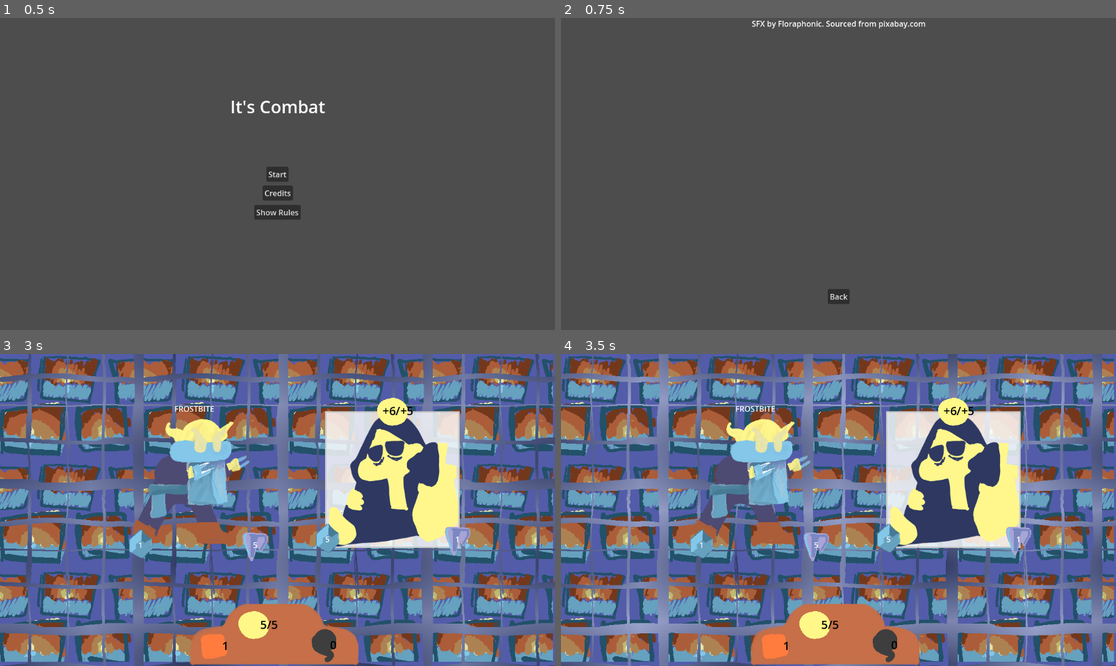
Above: before the commit, frames 1-4 (two rows, left to right).
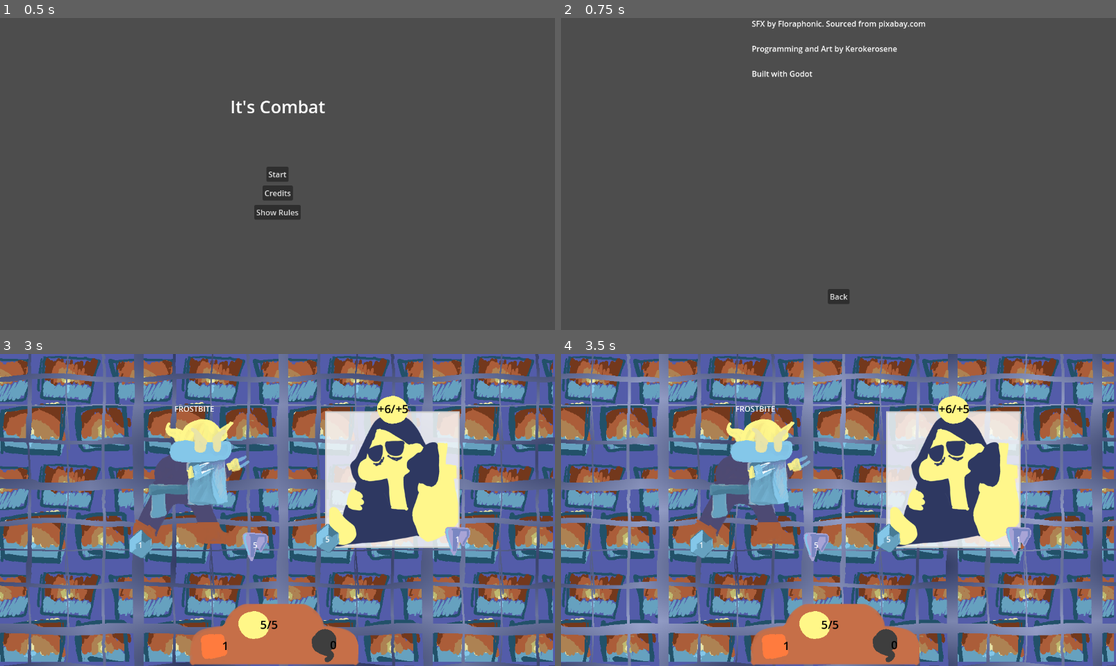
Above: after the commit, the same moments.

Repository: alex-mike-mark-again/godot-combat
Game: Godot game, scene res://main_menu.tscn
Same seed, same stepped clock (60 frames per second), same inputs: the game is played once before the commit and once after it. The engine's default icon, where the game draws it, is replaced by a stand-in: a white triangle on a blue panel in a dark square.
Inputs (mouse positions are in pixels of both pictures, inside the frame that each line leads up to):
- Up to frame 1 (0.5 s): no input
- Up to frame 2 (0.75 s): click "Credits" at 0.5 s
- Up to frame 3 (3 s): click "Back" at 1.25 s; click "Start" at 2 s; click (394, 478) at 2.77 s
- Up to frame 4 (3.5 s): no input

Frame 1 is identical in both runs. In frame 2, 0.4% of the frame differs, in the area x 34-61%, y 8-19%; in frame 3, 0.2%; in frame 4, 0.2%.

Commit message:
add names, fix debuff popping order mattering.

Diff:
--- a/battler.gd
+++ b/battler.gd
@@ -38,7 +38,7 @@
 func apply_buff(buff: Buff):
 	atk += buff.atk
 	maxHp += buff.maxHp
-	hp = min(hp+buff.hp,maxHp)
+	hp = min(hp+buff.hp, maxHp)
 	rdc += buff.rdc
 	_update_displays({
 		"atk": buff.atk,
@@ -48,6 +48,7 @@
 	})
 
 func remove_buff(buff: Buff):
+	print_debug("Removing Buff ",buff.toString())
 	atk -= buff.atk
 	maxHp -= buff.maxHp
 	hp = min(hp, maxHp)
@@ -58,6 +59,7 @@
 		"hp": -buff.hp,
 		"rdc": -buff.rdc
 	})
+	print_debug("HP is at "+str(hp))
 
 func get_stats():
 	return {
--- a/buff.gd
+++ b/buff.gd
@@ -24,3 +24,10 @@
 		r+="Smoke +"+str(rdc)
 
 	return r
+
+func add(other: Buff):
+	return Buff.new(self.atk + other.atk,
+		self.hp + other.hp,
+		self.rdc + other.rdc,
+		self.maxHp + other.maxHp
+	)
--- a/credits.tscn
+++ b/credits.tscn
@@ -20,7 +20,11 @@
 offset_right = 180.5
 offset_bottom = 26.0
 grow_horizontal = 2
-text = "SFX by Floraphonic. Sourced from pixabay.com"
+text = "SFX by Floraphonic. Sourced from pixabay.com
+
+Programming and Art by Kerokerosene
+
+Built with Godot"
 
 [node name="GoBackButton" type="Button" parent="."]
 layout_mode = 1
--- a/enemies/enemy.tscn
+++ b/enemies/enemy.tscn
@@ -264,6 +264,70 @@
 grow_vertical = 2
 alignment = 1
 
+[node name="heat" type="Control" parent="Labels/Buff Display/HBoxContainer"]
+visible = false
+custom_minimum_size = Vector2(55, 55)
+layout_mode = 2
+
+[node name="TextureRect" type="TextureRect" parent="Labels/Buff Display/HBoxContainer/heat"]
+layout_mode = 1
+anchors_preset = 4
+anchor_top = 0.5
+anchor_bottom = 0.5
+offset_top = -25.5
+offset_right = 55.0
+offset_bottom = 25.5
+grow_vertical = 2
+texture = ExtResource("6_mivw1")
+
+[node name="Label" type="Label" parent="Labels/Buff Display/HBoxContainer/heat"]
+layout_mode = 1
+anchors_preset = 8
+anchor_left = 0.5
+anchor_top = 0.5
+anchor_right = 0.5
+anchor_bottom = 0.5
+offset_left = -7.5
+offset_top = -18.5
+offset_right = 7.5
+offset_bottom = 18.5
+grow_horizontal = 2
+grow_vertical = 2
+theme = ExtResource("7_8ljos")
+text = "X"
+
+[node name="smoke" type="Control" parent="Labels/Buff Display/HBoxContainer"]
+visible = false
+custom_minimum_size = Vector2(55, 65)
+layout_mode = 2
+
+[node name="TextureRect" type="TextureRect" parent="Labels/Buff Display/HBoxContainer/smoke"]
+layout_mode = 1
+anchors_preset = 4
+anchor_top = 0.5
+anchor_bottom = 0.5
+offset_top = -25.5
+offset_right = 55.0
+offset_bottom = 25.5
+grow_vertical = 2
+texture = ExtResource("9_e8vll")
+
+[node name="Label" type="Label" parent="Labels/Buff Display/HBoxContainer/smoke"]
+layout_mode = 1
+anchors_preset = 8
+anchor_left = 0.5
+anchor_top = 0.5
+anchor_right = 0.5
+anchor_bottom = 0.5
+offset_left = -7.5
+offset_top = -18.5
+offset_right = 7.5
+offset_bottom = 18.5
+grow_horizontal = 2
+grow_vertical = 2
+theme = ExtResource("7_8ljos")
+text = "X"
+
 [node name="light" type="Control" parent="Labels/Buff Display/HBoxContainer"]
 visible = false
 custom_minimum_size = Vector2(65, 55)
@@ -271,13 +335,8 @@
 
 [node name="TextureRect" type="TextureRect" parent="Labels/Buff Display/HBoxContainer/light"]
 layout_mode = 1
-anchors_preset = 4
-anchor_top = 0.5
-anchor_bottom = 0.5
-offset_top = -29.0
 offset_right = 64.0
-offset_bottom = 29.0
-grow_vertical = 2
+offset_bottom = 58.0
 texture = ExtResource("8_643bl")
 stretch_mode = 2
 
@@ -288,78 +347,15 @@
 anchor_top = 0.5
 anchor_right = 0.5
 anchor_bottom = 0.5
-offset_left = -9.5
-offset_top = -18.5
-offset_right = 30.5
-offset_bottom = 18.5
+offset_left = -20.0
+offset_top = -23.0
+offset_right = 20.0
+offset_bottom = 14.0
 grow_horizontal = 2
 grow_vertical = 2
 theme = ExtResource("7_8ljos")
 text = "X"
-
-[node name="heat" type="Control" parent="Labels/Buff Display/HBoxContainer"]
-visible = false
-custom_minimum_size = Vector2(55, 55)
-layout_mode = 2
-
-[node name="TextureRect" type="TextureRect" parent="Labels/Buff Display/HBoxContainer/heat"]
-layout_mode = 1
-anchors_preset = 4
-anchor_top = 0.5
-anchor_bottom = 0.5
-offset_top = -25.5
-offset_right = 55.0
-offset_bottom = 25.5
-grow_vertical = 2
-texture = ExtResource("6_mivw1")
-
-[node name="Label" type="Label" parent="Labels/Buff Display/HBoxContainer/heat"]
-layout_mode = 1
-anchors_preset = 8
-anchor_left = 0.5
-anchor_top = 0.5
-anchor_right = 0.5
-anchor_bottom = 0.5
-offset_left = -7.5
-offset_top = -18.5
-offset_right = 7.5
-offset_bottom = 18.5
-grow_horizontal = 2
-grow_vertical = 2
-theme = ExtResource("7_8ljos")
-text = "X"
-
-[node name="smoke" type="Control" parent="Labels/Buff Display/HBoxContainer"]
-visible = false
-custom_minimum_size = Vector2(55, 65)
-layout_mode = 2
-
-[node name="TextureRect" type="TextureRect" parent="Labels/Buff Display/HBoxContainer/smoke"]
-layout_mode = 1
-anchors_preset = 4
-anchor_top = 0.5
-anchor_bottom = 0.5
-offset_top = -25.5
-offset_right = 55.0
-offset_bottom = 25.5
-grow_vertical = 2
-texture = ExtResource("9_e8vll")
-
-[node name="Label" type="Label" parent="Labels/Buff Display/HBoxContainer/smoke"]
-layout_mode = 1
-anchors_preset = 8
-anchor_left = 0.5
-anchor_top = 0.5
-anchor_right = 0.5
-anchor_bottom = 0.5
-offset_left = -7.5
-offset_top = -18.5
-offset_right = 7.5
-offset_bottom = 18.5
-grow_horizontal = 2
-grow_vertical = 2
-theme = ExtResource("7_8ljos")
-text = "X"
+horizontal_alignment = 1
 
 [node name="Name Label" type="Label" parent="Labels"]
 layout_mode = 1
--- a/player.gd
+++ b/player.gd
@@ -33,9 +33,13 @@
 
 func _gain_permanent_buffs():
 	var removals = tempBuffs.size() - 1
+	var bigRemoval = Buff.new(0,0,0,0)
+	# TODO: add buffs together
+	# then remove them all at once?
 	for i in removals:
-		remove_buff(tempBuffs[i])
+		bigRemoval = bigRemoval.add(tempBuffs[i])
 
+	remove_buff(bigRemoval)
 	clear_buffs()
 
 func clear_buffs():
--- a/themes/buff_display.gd
+++ b/themes/buff_display.gd
@@ -6,11 +6,26 @@
 
 func update_display(buff: Buff):
 	if(buff.hp || buff.maxHp):
+		light_label.text = ""
+		if(buff.hp > 0):
+			light_label.text += "+"+str(buff.hp)+"/"
+		else:
+			light_label.text += str(buff.hp)+"/"
+
+		if(buff.maxHp > 0):
+			light_label.text += "+"+str(buff.maxHp)
+		else:
+			light_label.text += str(buff.maxHp)
 		$HBoxContainer/light.show()
-		light_label.text = "+"+str(buff.hp)+"/"+"+"+str(buff.maxHp)
 	if(buff.atk):
 		$HBoxContainer/heat.show()
-		heat_label.text = "+"+str(buff.atk)
+		if(buff.atk > 0):
+			heat_label.text = "+"+str(buff.atk)
+		else:
+			heat_label.text = str(buff.atk)
 	if(buff.rdc):
 		$HBoxContainer/smoke.show()
-		smoke_label.text = "+"+str(buff.rdc)
+		if(buff.rdc > 0):
+			smoke_label.text = "+"+str(buff.rdc)
+		else:
+			smoke_label.text = str(buff.rdc)
--- a/troops/stage2b.tscn
+++ b/troops/stage2b.tscn
@@ -14,6 +14,7 @@
 resource_local_to_scene = true
 shader = ExtResource("3_gy7hn")
 shader_parameter/scroll_speed = 0.5
+shader_parameter/transparency = 1.0
 
 [sub_resource type="ShaderMaterial" id="ShaderMaterial_0exfn"]
 shader = ExtResource("5_r3trq")
@@ -45,50 +46,52 @@
 
 [node name="enemies" type="Node" parent="."]
 
-[node name="slushdrop3" parent="enemies" instance=ExtResource("2_mxs6i")]
-offset_left = 226.0
-offset_top = 74.0
-offset_right = 226.0
-offset_bottom = 74.0
+[node name="Slush Droppest" parent="enemies" instance=ExtResource("2_mxs6i")]
+offset_left = 628.0
+offset_top = 267.0
+offset_right = 628.0
+offset_bottom = 267.0
 
-[node name="slushdrop2" parent="enemies" instance=ExtResource("2_mxs6i")]
-offset_left = 591.0
-offset_top = 65.0
-offset_right = 591.0
-offset_bottom = 65.0
+[node name="Slush Dropper" parent="enemies" instance=ExtResource("2_mxs6i")]
+offset_left = 393.0
+offset_top = 59.0
+offset_right = 393.0
+offset_bottom = 59.0
 
-[node name="slushdrop" parent="enemies" instance=ExtResource("2_mxs6i")]
-offset_left = 407.0
-offset_top = 262.0
-offset_right = 407.0
-offset_bottom = 262.0
+[node name="Slush Drop" parent="enemies" instance=ExtResource("2_mxs6i")]
+offset_left = 151.0
+offset_top = 272.0
+offset_right = 151.0
+offset_bottom = 272.0
 
-[node name="gust" parent="enemies" instance=ExtResource("2_s0el4")]
-offset_left = 782.0
-offset_top = 255.0
-offset_right = 782.0
-offset_bottom = 255.0
+[node name="East Gust" parent="enemies" instance=ExtResource("2_s0el4")]
+offset_left = 130.0
+offset_top = 89.0
+offset_right = 130.0
+offset_bottom = 89.0
 
-[node name="gust2" parent="enemies" instance=ExtResource("2_s0el4")]
-offset_left = 783.0
-offset_top = 66.0
-offset_right = 783.0
-offset_bottom = 66.0
+[node name="West Gust" parent="enemies" instance=ExtResource("2_s0el4")]
+offset_left = 823.0
+offset_top = 76.0
+offset_right = 823.0
+offset_bottom = 76.0
 
-[node name="hailstone" parent="enemies" instance=ExtResource("4_4yp0l")]
-offset_left = 221.0
-offset_top = 259.0
-offset_right = 221.0
-offset_bottom = 259.0
+[node name="Chunk" parent="enemies" instance=ExtResource("4_4yp0l")]
+offset_left = 369.0
+offset_top = 289.0
+offset_right = 369.0
+offset_bottom = 289.0
 
-[node name="hailstone2" parent="enemies" instance=ExtResource("4_4yp0l")]
-offset_left = 414.0
-offset_top = 70.0
-offset_right = 414.0
-offset_bottom = 70.0
+[node name="Brick" parent="enemies" instance=ExtResource("4_4yp0l")]
+offset_left = 604.0
+offset_top = 80.0
+offset_right = 604.0
+offset_bottom = 80.0
 
-[node name="hailstone3" parent="enemies" instance=ExtResource("4_4yp0l")]
-offset_left = 592.0
-offset_top = 246.0
-offset_right = 592.0
-offset_bottom = 246.0
+[node name="Martin the Martin" parent="enemies" instance=ExtResource("4_4yp0l")]
+offset_left = 853.0
+offset_top = 287.0
+offset_right = 853.0
+offset_bottom = 287.0
+
+[editable path="enemies/West Gust"]
--- a/troops/stage3b.tscn
+++ b/troops/stage3b.tscn
@@ -10,6 +10,7 @@
 [ext_resource type="PackedScene" uid="uid://c21fn67qo2v8u" path="res://enemies/wind.tscn" id="4_w12el"]
 [ext_resource type="Shader" path="res://ui/2d_scrolling.gdshader" id="5_dlefm"]
 [ext_resource type="Texture2D" uid="uid://bm116usmftebm" path="res://sprites/bg_swirly_snow.png" id="6_uyp3w"]
+[ext_resource type="Texture2D" uid="uid://ck7xxlvcrmnqv" path="res://sprites/bear.png" id="11_t06sk"]
 
 [sub_resource type="ShaderMaterial" id="ShaderMaterial_k5hms"]
 resource_local_to_scene = true
@@ -55,36 +56,44 @@
 
 [node name="enemies" type="Node" parent="."]
 
-[node name="Cloud" parent="enemies" instance=ExtResource("2_10acv")]
-offset_left = 13.0
-offset_top = 50.0
-offset_right = 13.0
-offset_bottom = 50.0
+[node name="Heavy Cloud" parent="enemies" instance=ExtResource("2_10acv")]
+offset_left = 639.0
+offset_top = 15.0
+offset_right = 639.0
+offset_bottom = 15.0
 buff_atk = 0
 buff_hp = 15
 buff_max_hp = 2
 maxHp = 1
 
-[node name="SNOW" parent="enemies" instance=ExtResource("3_wcuse")]
-offset_left = 672.0
-offset_top = 282.0
-offset_right = 672.0
-offset_bottom = 282.0
+[node name="Snowfall Jubilance" parent="enemies" instance=ExtResource("3_wcuse")]
+offset_left = 791.0
+offset_top = 285.0
+offset_right = 791.0
+offset_bottom = 285.0
 buff_rdc = 1
 atk = 1
 maxHp = 2
 
-[node name="WIND" parent="enemies" instance=ExtResource("4_w12el")]
-offset_left = 814.0
-offset_top = 60.0
-offset_right = 814.0
-offset_bottom = 60.0
+[node name="Lazy Gust" parent="enemies" instance=ExtResource("4_w12el")]
+offset_left = 105.0
+offset_top = 29.0
+offset_right = 105.0
+offset_bottom = 29.0
 buff_atk = 1
 buff_rdc = 1
 atk = 2
 
-[node name="king blizzard" parent="enemies" instance=ExtResource("2_wph1y")]
-offset_left = 347.0
-offset_top = 277.0
-offset_right = 347.0
-offset_bottom = 277.0
+[node name="King Blizzard" parent="enemies" instance=ExtResource("2_wph1y")]
+offset_left = 409.0
+offset_top = 297.0
+offset_right = 409.0
+offset_bottom = 297.0
+
+[node name="Selector" parent="enemies/King Blizzard" index="1"]
+offset_right = 338.0
+offset_bottom = 249.0
+scale = Vector2(0.63, 0.63)
+icon = ExtResource("11_t06sk")
+
+[editable path="enemies/King Blizzard"]
--- a/troops/stage4half.tscn
+++ b/troops/stage4half.tscn
@@ -15,7 +15,7 @@
 
 [node name="enemies" type="Node" parent="."]
 
-[node name="gimme heat" parent="enemies" instance=ExtResource("2_04eht")]
+[node name="Smoldering" parent="enemies" instance=ExtResource("2_04eht")]
 offset_left = 488.0
 offset_top = 134.0
 offset_right = 488.0
@@ -23,13 +23,13 @@
 buff_atk = 3
 buff_rdc = -1
 
-[node name="Selector" parent="enemies/gimme heat" index="1"]
+[node name="Selector" parent="enemies/Smoldering" index="1"]
 offset_right = 408.0
 offset_bottom = 437.0
 scale = Vector2(0.365, 0.365)
 icon = ExtResource("3_ed4lr")
 
-[node name="gimme smoke" parent="enemies" instance=ExtResource("2_04eht")]
+[node name="Suffocating" parent="enemies" instance=ExtResource("2_04eht")]
 offset_left = 733.0
 offset_top = 134.0
 offset_right = 733.0
@@ -37,13 +37,13 @@
 buff_rdc = 1
 buff_max_hp = -10
 
-[node name="Selector" parent="enemies/gimme smoke" index="1"]
+[node name="Selector" parent="enemies/Suffocating" index="1"]
 offset_right = 506.0
 offset_bottom = 447.0
 scale = Vector2(0.365, 0.365)
 icon = ExtResource("3_rlk2f")
 
-[node name="gimme light" parent="enemies" instance=ExtResource("2_04eht")]
+[node name="Scintillating" parent="enemies" instance=ExtResource("2_04eht")]
 offset_left = 246.0
 offset_top = 135.0
 offset_right = 246.0
@@ -52,12 +52,12 @@
 buff_hp = 10
 buff_max_hp = 10
 
-[node name="Selector" parent="enemies/gimme light" index="1"]
+[node name="Selector" parent="enemies/Scintillating" index="1"]
 offset_right = 506.0
 offset_bottom = 570.0
 scale = Vector2(0.275, 0.275)
 icon = ExtResource("5_87ov0")
 
-[editable path="enemies/gimme heat"]
-[editable path="enemies/gimme smoke"]
-[editable path="enemies/gimme light"]
+[editable path="enemies/Smoldering"]
+[editable path="enemies/Suffocating"]
+[editable path="enemies/Scintillating"]
--- a/troops/stage5b.tscn
+++ b/troops/stage5b.tscn
@@ -13,13 +13,13 @@
 
 [node name="enemies" type="Node" parent="."]
 
-[node name="near star primary seal" parent="enemies" instance=ExtResource("2_gw7es")]
+[node name="Near Star Final Seal" parent="enemies" instance=ExtResource("2_gw7es")]
 offset_left = 317.0
 offset_top = -33.0
 offset_right = 317.0
 offset_bottom = -33.0
 
-[node name="near star major subseal" parent="enemies" instance=ExtResource("3_yy7xh")]
+[node name="Near Star Major Subseal" parent="enemies" instance=ExtResource("3_yy7xh")]
 offset_left = 28.0
 offset_top = 120.0
 offset_right = 28.0
@@ -29,10 +29,10 @@
 atk = 2
 maxHp = 10
 
-[node name="Selector" parent="enemies/near star major subseal" index="1"]
+[node name="Selector" parent="enemies/Near Star Major Subseal" index="1"]
 scale = Vector2(0.5, 0.5)
 
-[node name="near star minor subseal" parent="enemies" instance=ExtResource("3_yy7xh")]
+[node name="Near Star Minor Subseal" parent="enemies" instance=ExtResource("3_yy7xh")]
 offset_left = 785.0
 offset_top = 113.0
 offset_right = 785.0
@@ -42,7 +42,7 @@
 atk = 2
 maxHp = 10
 
-[node name="Selector" parent="enemies/near star minor subseal" index="1"]
+[node name="Selector" parent="enemies/Near Star Minor Subseal" index="1"]
 offset_right = 507.4
 scale = Vector2(0.595, 0.595)
 icon = ExtResource("4_wp3u0")
@@ -55,5 +55,5 @@
 scale = Vector2(0.475, 0.475)
 texture = ExtResource("4_numxa")
 
-[editable path="enemies/near star major subseal"]
-[editable path="enemies/near star minor subseal"]
+[editable path="enemies/Near Star Major Subseal"]
+[editable path="enemies/Near Star Minor Subseal"]
Not shown: 1 places in troops/stage3b.tscn that only renumber resources
